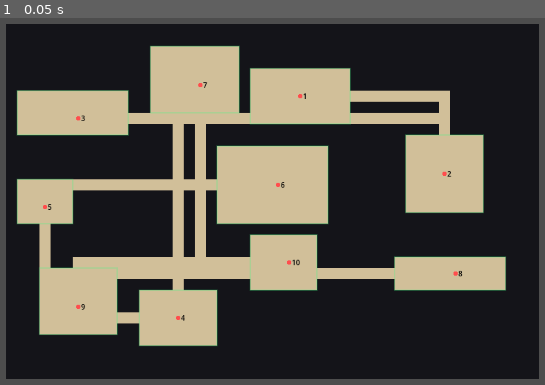
Above: before the commit, frame 1.
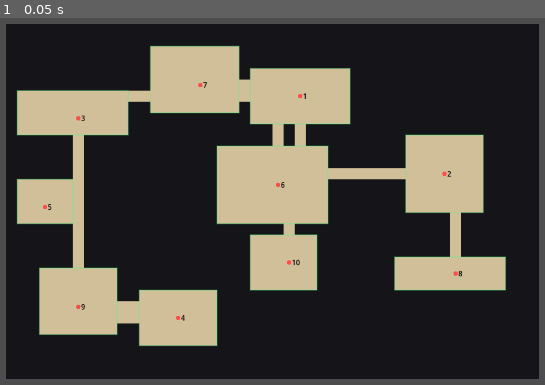
Above: after the commit, the same moment.

Repository: longray/godot_learn
Game: Godot game, scene res://lessons/lesson01_small_dungeon/lesson01.tscn
Two runs of this game, one before a commit and one after it. Both use one fixed random seed, a clock stepped at 60 frames per second and the inputs below.
Inputs:
- Up to frame 1 (0.05 s): no input

The runs differ from the first frame. In frame 1, 8.7% of the frame differs, in the area x 7-85%, y 16-81%.

Commit message:
feat: 作业5——增量式最近邻房间连接，走廊长度-67%
- 每个新房间连接已入住房间中最近的一个（distance_squared_to 免开方）
- 固定种子实测：房间格 409 不变，走廊格 108→36
- 房间放置阶段 RNG 序列未变，复现性保持

Diff:
--- a/2d_rpg_dungeon/lessons/lesson01_small_dungeon/dungeon_debug.gd
+++ b/2d_rpg_dungeon/lessons/lesson01_small_dungeon/dungeon_debug.gd
@@ -149,21 +149,29 @@
 	if rooms.size() < 2:
 		return
 
-	# 简单方案：按房间生成顺序连接
-	# 后续课程可以改成：
-	# - 连接最近房间
-	# - 用最小生成树连接
-	# - 用 Delaunay + MST 生成更自然的路径
-	for i in range(rooms.size() - 1):
-		var a := _room_center(rooms[i])
-		var b := _room_center(rooms[i + 1])
+	# 作业 5：增量式最近邻连接
+	# 每个新房间只连到「已入住房间」中离它最近的一个
+	# 总连接数仍是 n-1（保证连通），但每次连接局部最优，走廊大幅缩短
+	# 注意：distance_squared_to 不开根号——比大小结果相同，省 sqrt
+	for i in range(1, rooms.size()):
+		var from := _room_center(rooms[i])
+		var best_j := 0
+		var best_dist := from.distance_squared_to(_room_center(rooms[0]))
+
+		for j in range(1, i):
+			var d := from.distance_squared_to(_room_center(rooms[j]))
+			if d < best_dist:
+				best_dist = d
+				best_j = j
+
+		var b := _room_center(rooms[best_j])
 
 		if rng.randf() < 0.5:
-			_carve_h_corridor(a.x, b.x, a.y)
-			_carve_v_corridor(a.y, b.y, b.x)
+			_carve_h_corridor(from.x, b.x, from.y)
+			_carve_v_corridor(from.y, b.y, b.x)
 		else:
-			_carve_v_corridor(a.y, b.y, a.x)
-			_carve_h_corridor(a.x, b.x, b.y)
+			_carve_v_corridor(from.y, b.y, from.x)
+			_carve_h_corridor(from.x, b.x, b.y)
 
 
 func _room_center(room: Rect2i) -> Vector2i:
